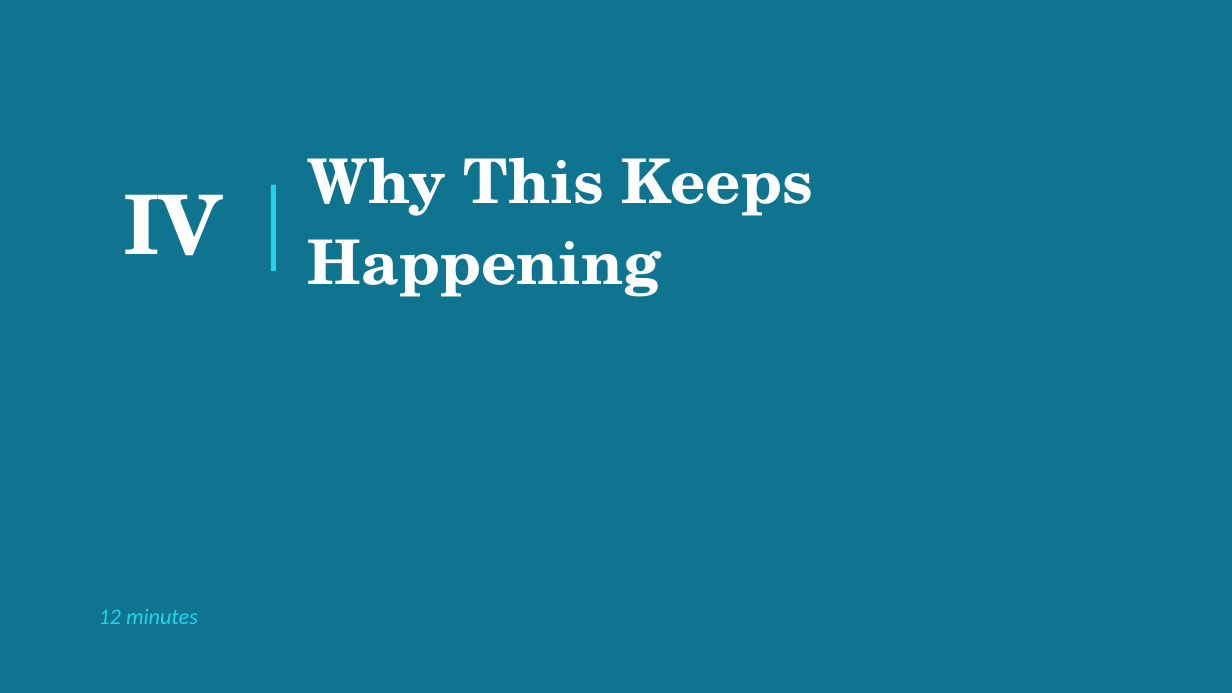
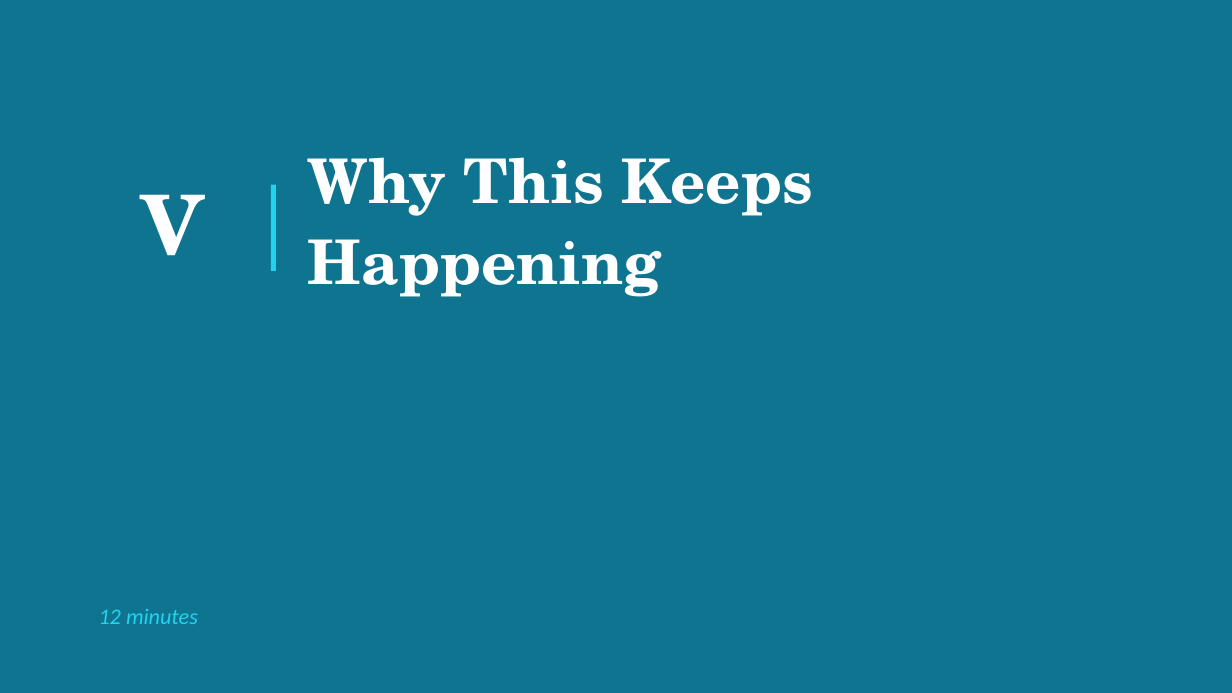
Before and after one commit to patrickkidd/ffrn-2026, a slide deck: slide 17 of 1-WHY_FAMILY/1-Why-Family.pptx. Drawn at 1232x693 pixels with LibreOffice and Linux fonts; fonts in the diff are those of the drawing. Boxes give left, top, right and bottom in pixels: in the first picture for what was removed or moved away, otherwise in the second. Text is boxed around its words. In the diff, an @@ line names an element or a change of style, - is before the commit and + after.

```diff
--- a/1-WHY_FAMILY/1-Why-Family.pptx
+++ b/1-WHY_FAMILY/1-Why-Family.pptx
@@ text at (141,194,203,256): text changed @@
-IV
+V
```
Also in this commit, not shown: 5 other slides changed, 1 slide added, 1 slide removed, 2 other files.
